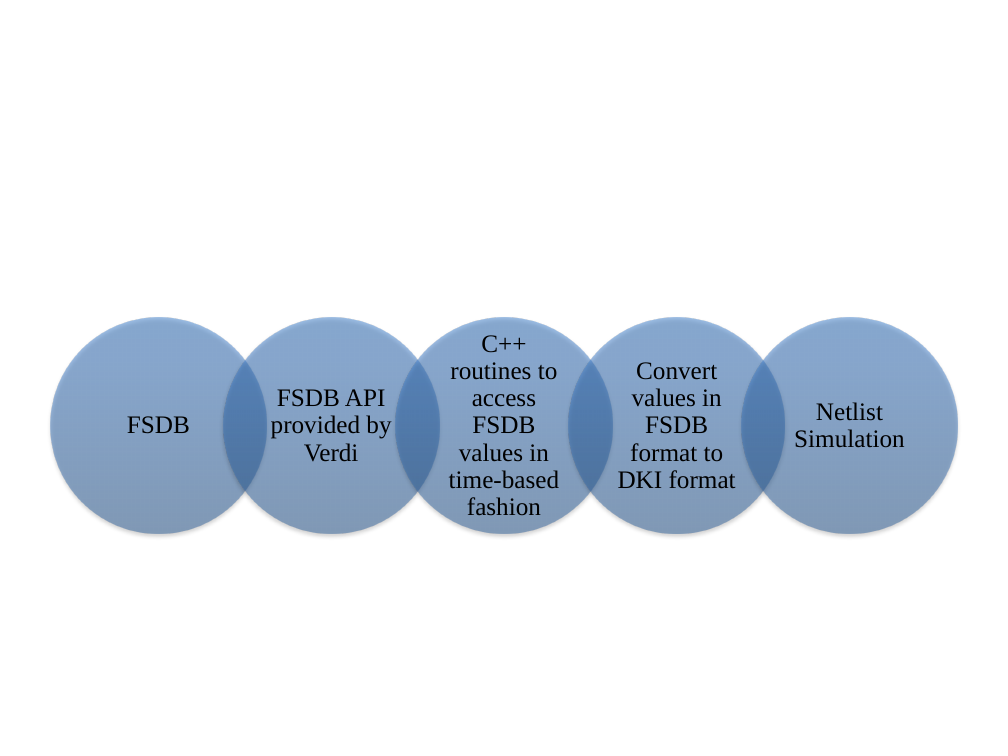
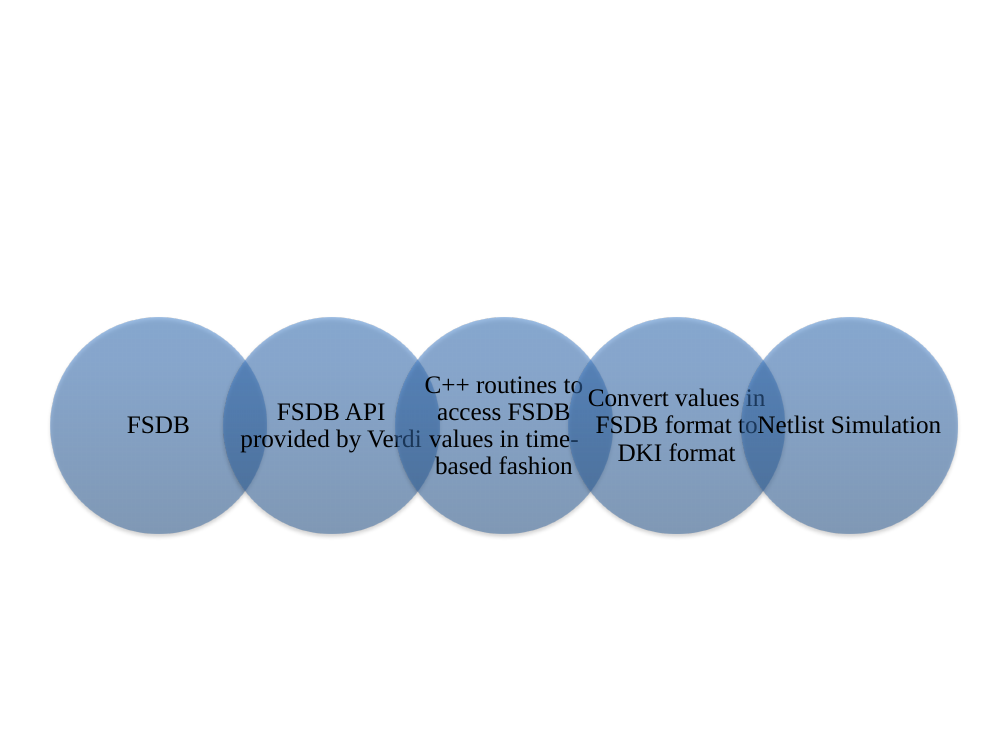
Before and after one commit to miramohan/thesis_first, a slide deck: slide 14 of pptFigures.pptx. Drawn at 1008x756 pixels with LibreOffice and Linux fonts; fonts in the diff are those of the drawing. Boxes give left, top, right and bottom in pixels: in the first picture for what was removed or moved away, otherwise in the second. Text is boxed around its words. In the diff, an @@ line names an element or a change of style, - is before the commit and + after.

```diff
--- a/pptFigures.pptx
+++ b/pptFigures.pptx
@@ text "FSDB API provided by Verdi" rewrapped from (271,389,391,462) to (240,403,422,453) @@
@@ text "C++ routines to access FSDB ..." rewrapped from (449,335,559,515) to (425,373,584,475) @@
@@ text "Convert values in FSDB format ..." rewrapped from (618,362,736,489) to (588,386,766,462) @@
@@ text "Netlist Simulation" rewrapped from (794,402,904,448) to (757,414,941,440) @@
```
Also in this commit, not shown: 10 other slides changed, 3 other files.
